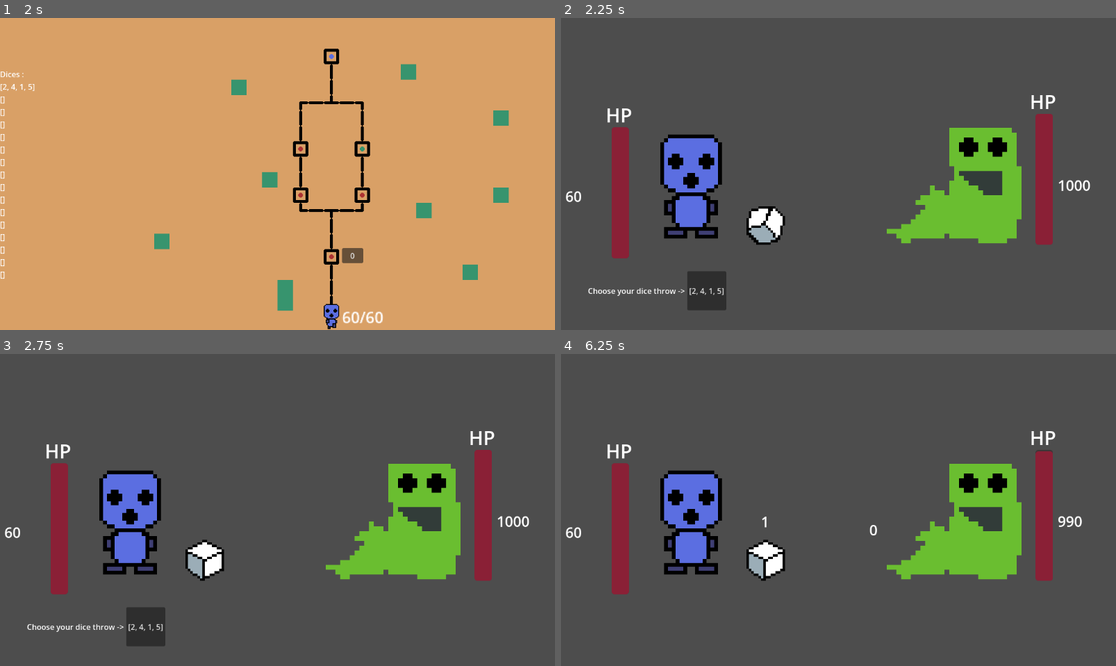
Above: before the commit, frames 1-4 (two rows, left to right).
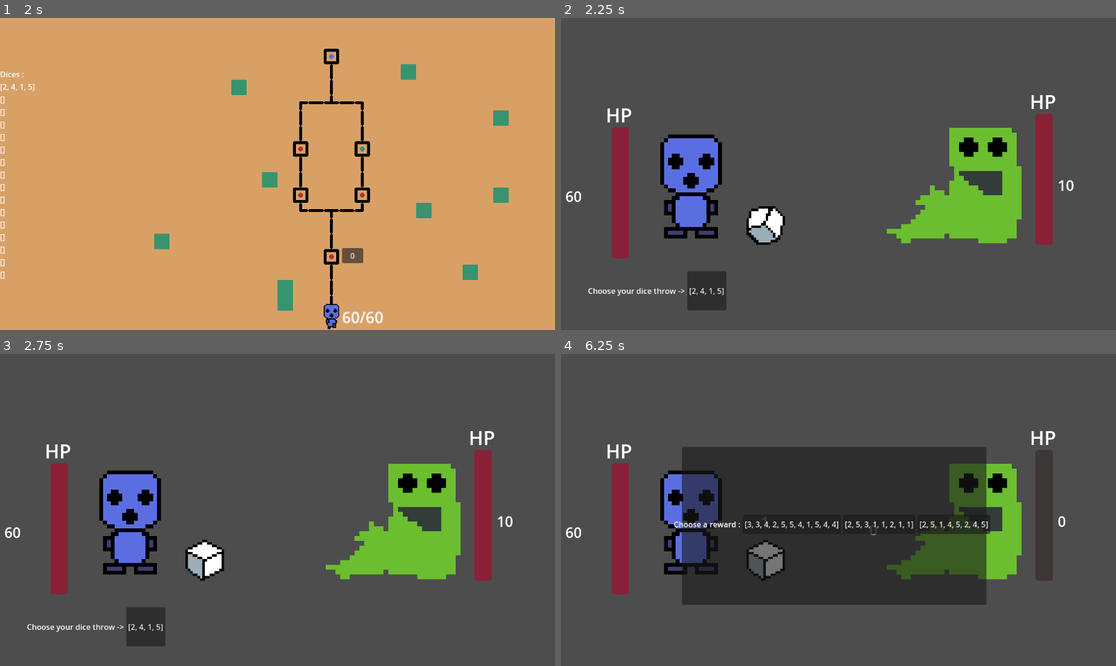
Above: after the commit, the same moments.

Repository: icvara/IMPROGAMEJAM2
Game: Godot game, scene res://Scenes/main_menu.tscn
Two runs of this game, one before a commit and one after it. Both use one fixed random seed, a clock stepped at 60 frames per second and the inputs below.
Inputs:
- Up to frame 1 (2 s): click "Start game" at 0.5 s; click "dice1 : [2, 4, 1, 5]" at 1.25 s
- Up to frame 2 (2.25 s): click "0" at 2 s
- Up to frame 3 (2.75 s): no input
- Up to frame 4 (6.25 s): click "[2, 4, 1, 5]" at 2.75 s; click "[2, 4, 1, 5]" at 4.25 s; tap Enter at 5 s; click "[2, 4, 1, 5]" at 5.75 s

Frame 1 is identical in both runs. In frame 2, less than 0.1% of the frame differs, in the area x 92-96%, y 51-56%; in frame 3, less than 0.1%; in frame 4, 28%, in the area x 20-94%, y 29-81%.

Commit message:
finish monste rturn

Diff:
--- a/impro_gamejam_2/Scripts/fight_scene.gd
+++ b/impro_gamejam_2/Scripts/fight_scene.gd
@@ -67,6 +67,7 @@
 	Dicename = {}
 	for i in randi_range(4,12):
 		Dicename[i] = randi_range(1,4+Quality)
+		print(Save.dice4)
 	print(str(Dicename.values()))
 	RewardButton.text = (str(Dicename.values()))
 
--- a/impro_gamejam_2/Scripts/monster_1.gd
+++ b/impro_gamejam_2/Scripts/monster_1.gd
@@ -1,6 +1,5 @@
 extends Node2D
-
-var HP = 1000
+var HP = 10
 
 var value_dmg = 0
 
